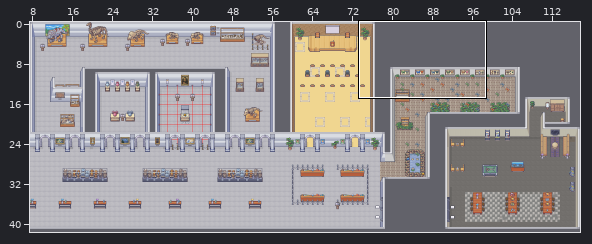
One commit to this Tiled map (JSON): frontend/public/assets/tilemaps/indoors.json. The picture above shows the old version from afar; the outline marks the close-up.
Close-up. Before the commit:
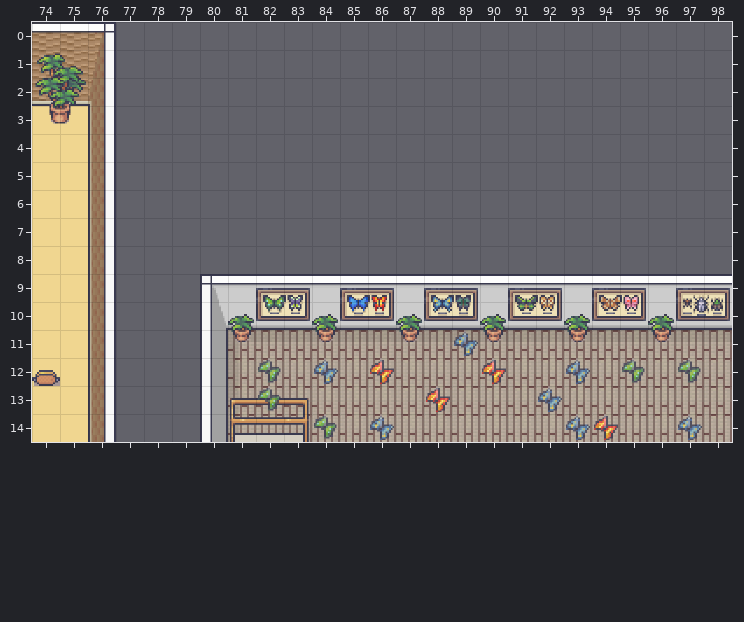
Cells are 32x32 px. Shown: x 74..98, y 0..14. The commit also changed other parts of the map, which this record leaves out.
Once edited:
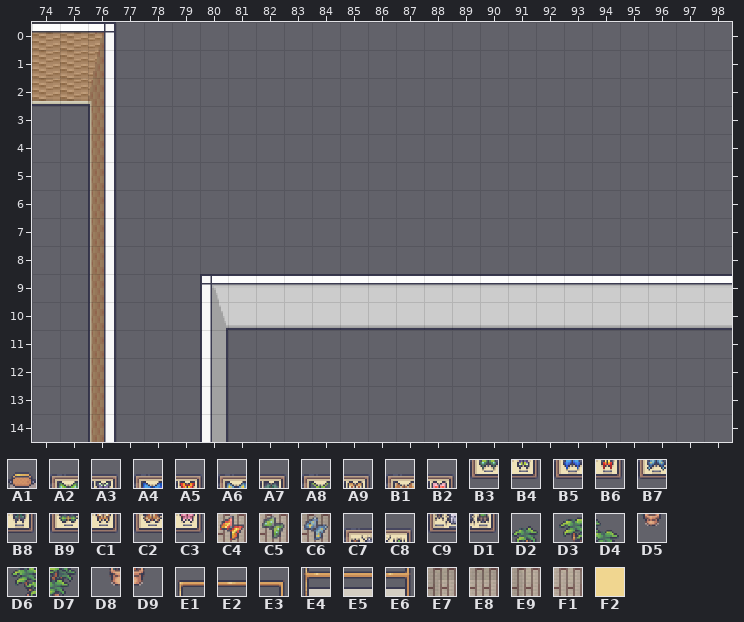
Key: from "13_Conference_Hall_32x32": A1 140; from "22_Museum_32x32": A2 544, A3 545, A4 546, A5 547, A6 548, A7 549, A8 550, A9 551, B1 552, B2 553, B3 560, B4 561, B5 562, B6 563, B7 564, B8 565, B9 566, C1 567, C2 568, C3 569, C4 601, C5 602, C6 603, C7 658, C8 659, C9 674, D1 675, D2 752, D3 753, D4 754, D5 768, D6 769, D7 770, D8 785, D9 786, E1 1143, E2 1144, E3 1145, E4 1159, E5 1160, E6 1161; from "Room_Builder_32x32": E7 3150, E8 3151, E9 3226, F1 3227, F2 4204.
__ is an empty cell.
See-through tiles are keyed as they look on the map.
Diff:
{"where": "layer \"Below Player\" (now hidden)"}
{"y":3,"x":74,"old":"F2 F2","new":"__ __"}
{"y":4,"x":74,"old":"F2 F2","new":"__ __"}
{"y":5,"x":74,"old":"F2 F2","new":"__ __"}
{"y":6,"x":74,"old":"F2 F2","new":"__ __"}
{"y":7,"x":74,"old":"F2 F2","new":"__ __"}
{"y":8,"x":74,"old":"F2 F2","new":"__ __"}
{"y":9,"x":74,"old":"F2 F2","new":"__ __"}
{"y":10,"x":74,"old":"F2 F2","new":"__ __"}
{"y":11,"x":74,"old":"F2 F2","new":"__ __"}
{"y":11,"x":81,"old":"E7 E8 E8 E8 E8 E8 E8 E8 E8 E8 E8 E8 E8 E8 E8 E8 E8 E8","new":"__ __ __ __ __ __ __ __ __ __ __ __ __ __ __ __ __ __"}
{"y":12,"x":74,"old":"F2 F2","new":"__ __"}
{"y":12,"x":81,"old":"E9 F1 F1 F1 F1 F1 F1 F1 F1 F1 F1 F1 F1 F1 F1 F1 F1 F1","new":"__ __ __ __ __ __ __ __ __ __ __ __ __ __ __ __ __ __"}
{"y":13,"x":74,"old":"F2 F2","new":"__ __"}
{"y":13,"x":81,"old":"E9 F1 F1 F1 F1 F1 F1 F1 F1 F1 F1 F1 F1 F1 F1 F1 F1 F1","new":"__ __ __ __ __ __ __ __ __ __ __ __ __ __ __ __ __ __"}
{"y":14,"x":74,"old":"F2 F2","new":"__ __"}
{"y":14,"x":81,"old":"E9 F1 F1 F1 F1 F1 F1 F1 F1 F1 F1 F1 F1 F1 F1 F1 F1 F1","new":"__ __ __ __ __ __ __ __ __ __ __ __ __ __ __ __ __ __"}
{"where": "layer \"On The Walls\" (now hidden)"}
{"y":9,"x":82,"old":"A2 A3","new":"__ __"}
{"y":9,"x":85,"old":"A4 A5","new":"__ __"}
{"y":9,"x":88,"old":"A6 A7","new":"__ __"}
{"y":9,"x":91,"old":"A8 A9","new":"__ __"}
{"y":9,"x":94,"old":"B1 B2","new":"__ __"}
{"y":9,"x":97,"old":"C7 C8","new":"__ __"}
{"y":10,"x":82,"old":"B3 B4","new":"__ __"}
{"y":10,"x":85,"old":"B5 B6","new":"__ __"}
{"y":10,"x":88,"old":"B7 B8","new":"__ __"}
{"y":10,"x":91,"old":"B9 C1","new":"__ __"}
{"y":10,"x":94,"old":"C2 C3","new":"__ __"}
{"y":10,"x":97,"old":"C9 D1","new":"__ __"}
{"where": "layer \"World\" (now hidden)"}
{"y":1,"x":74,"old":"D3 D4","new":"__ __"}
{"y":2,"x":74,"old":"D6 D7","new":"__ __"}
{"y":3,"x":74,"old":"D8 D9","new":"__ __"}
{"y":10,"x":81,"old":"D2","new":"__"}
{"y":10,"x":84,"old":"D2","new":"__"}
{"y":10,"x":87,"old":"D2","new":"__"}
{"y":10,"x":90,"old":"D2","new":"__"}
{"y":10,"x":93,"old":"D2","new":"__"}
{"y":10,"x":96,"old":"D2","new":"__"}
{"y":11,"x":81,"old":"D5","new":"__"}
{"y":11,"x":84,"old":"D5","new":"__"}
{"y":11,"x":87,"old":"D5","new":"__"}
{"y":11,"x":90,"old":"D5","new":"__"}
{"y":11,"x":93,"old":"D5","new":"__"}
{"y":11,"x":96,"old":"D5","new":"__"}
{"y":14,"x":81,"old":"E4 E5 E6","new":"__ __ __"}
{"where": "layer \"Above Player\" (now hidden)"}
{"y":12,"x":74,"old":"A1","new":"__"}
{"y":13,"x":81,"old":"E1 E2 E3","new":"__ __ __"}
{"y":14,"x":81,"old":"E4 E5 E6","new":"__ __ __"}
{"where": "layer \"Very Above Player\" (now hidden)"}
{"y":11,"x":89,"old":"C6","new":"__"}
{"y":12,"x":82,"old":"C5","new":"__"}
{"y":12,"x":84,"old":"C6","new":"__"}
{"y":12,"x":86,"old":"C4","new":"__"}
{"y":12,"x":90,"old":"C4","new":"__"}
{"y":12,"x":93,"old":"C6","new":"__"}
{"y":12,"x":95,"old":"C5","new":"__"}
{"y":12,"x":97,"old":"C5","new":"__"}
{"y":13,"x":82,"old":"C5","new":"__"}
{"y":13,"x":88,"old":"C4","new":"__"}
{"y":13,"x":92,"old":"C6","new":"__"}
{"y":14,"x":84,"old":"C5","new":"__"}
{"y":14,"x":86,"old":"C6","new":"__"}
{"y":14,"x":93,"old":"C6 C4","new":"__ __"}
{"y":14,"x":97,"old":"C6","new":"__"}
{"label":"removed","picture_box":[32,53,88,442]}
{"label":"removed","picture_box":[228,288,732,442]}
